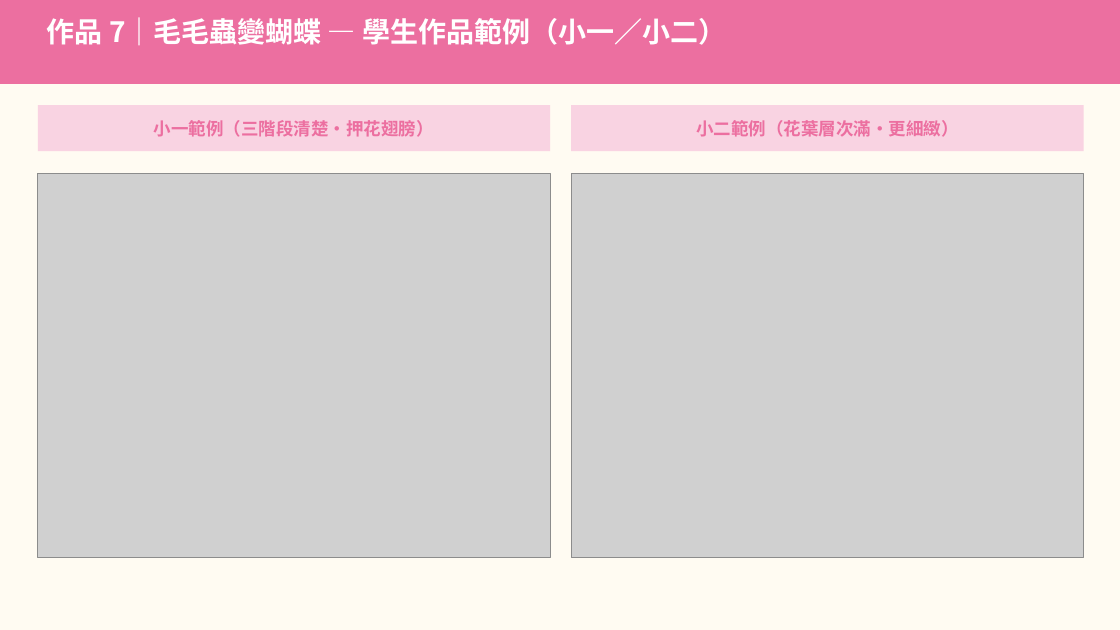
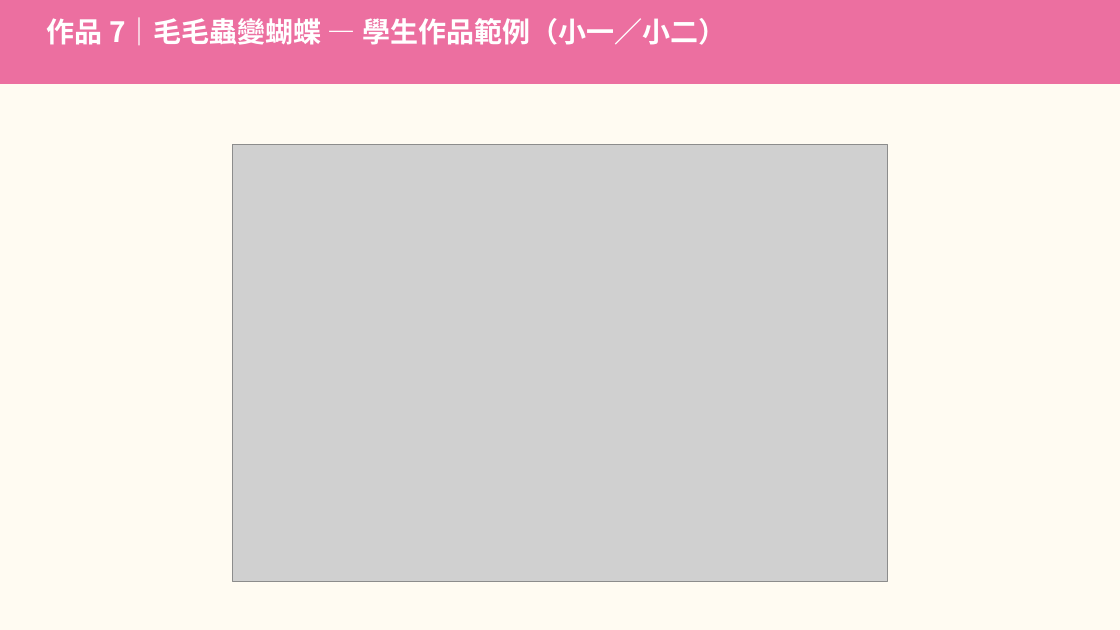
Before and after one commit to serina168/mandala-beginner, a slide deck: slide 34 of 2026兒童才藝講師培訓_上課簡報.pptx. Drawn at 1120x630 pixels with LibreOffice and Linux fonts; fonts in the diff are those of the drawing; grey boxes stand for pictures. Boxes give left, top, right and bottom in pixels: in the first picture for what was removed or moved away, otherwise in the second. Text is boxed around its words. In the diff, an @@ line names an element or a change of style, - is before the commit and + after.

```diff
--- a/2026兒童才藝講師培訓_上課簡報.pptx
+++ b/2026兒童才藝講師培訓_上課簡報.pptx
@@ rectangle removed at [38, 105, 550, 151] @@
@@ rectangle removed at [571, 105, 1084, 151] @@
@@ text removed at [154, 120, 434, 137] @@
-小一範例（三階段清楚・押花翅膀）
@@ picture added at [233, 145, 888, 581] @@
@@ text removed at [696, 120, 958, 137] @@
-小二範例（花葉層次滿・更細緻）
@@ picture removed at [38, 173, 550, 558] @@
@@ picture removed at [571, 173, 1084, 558] @@
```
Also in this commit, not shown: 8 other slides changed, 12 other files.
